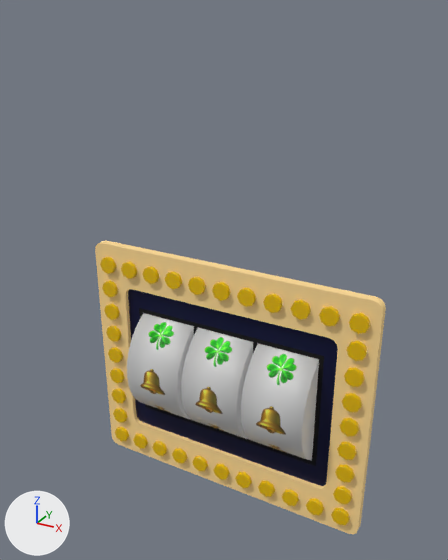
Two versions of the Blender file public/assets/reels-box.blend, one commit apart.
Rendered twice from a camera (50 mm lens) standing at (-0.39, -0.214, 1.234) and looking at (-0.718, 0.382, 0.936). Arrows for +X, +Y and +Z are at lower left; the lights stay in place.

In view in the first picture: 'box', 'lights', 'reel-1', 'reel-2', 'reel-3'.
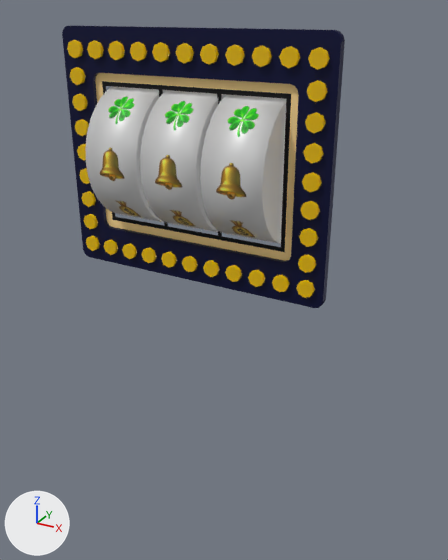
Edits to the bpy script that builds the scene:
```text
Change me_box:
    where me_box.from_pydata(...)  # 80 vertices, 46 faces; spans x -0.17..0.17, y -0.045..-0.035, z -0.142..0.145
    used by ob_box; location = (-0.68, 0.355, 0.84)
    me_box part 1: all 2 vertices in x -0.115..-0.11, y -0.04, z 0.065..0.07 are moved by (-0.005, 0.0, 0.015)
    me_box part 2: all 4 vertices in x -0.04..0.04, y -0.04, z 0.065 are moved by (0.0, 0.0, 0.015)
    me_box part 3: all 2 vertices in x 0.11..0.115, y -0.04, z -0.07..-0.065 are moved by (0.005, 0.0, -0.015)
    me_box part 4: all 2 vertices in x 0.11..0.115, y -0.04, z 0.065..0.07 are moved by (0.005, 0.0, 0.015)
    me_box part 5: all 36 faces that had it switch from mat_base (beige #ffdb95) to mat_base_background (dark blue #090f3f)
Change ob_box:
    ob_box.location: (-0.68, 0.355, 0.84) -> (-0.762, 0.425, 1.07)
Change ob_reel_1:
    ob_reel_1.location: (-0.755, 0.35, 0.84) -> (-0.84, 0.42, 1.07)
    ob_reel_1.scale: (1.0, 0.895, 0.895) -> (1.03, 1.03, 1.03)
Change ob_reel_2:
    ob_reel_2.location: (-0.68, 0.35, 0.84) -> (-0.762, 0.42, 1.07)
    ob_reel_2.scale: (1.0, 0.895, 0.895) -> (1.03, 1.03, 1.03)
Change ob_reel_3:
    ob_reel_3.location: (-0.605, 0.35, 0.84) -> (-0.685, 0.42, 1.07)
    ob_reel_3.scale: (1.0, 0.895, 0.895) -> (1.03, 1.03, 1.03)
Change ob_lights:
    ob_lights.location: (-0.53, 0.31, 0.75) -> (-0.613, 0.38, 0.98)
```

What differs and where, as boxes (x1, y1, x2, y2) in the pictures (448 x 560 px; the box of a moved part takes in the faces that stretch with it):
'box', reshaped, recoloured, moved: before (95, 240, 386, 534); after (62, 25, 345, 308)
'reel-3', moved, rescaled: before (241, 343, 319, 460); after (200, 94, 286, 244)
'lights', moved: before (100, 257, 371, 525); after (67, 40, 330, 298)
'reel-2', moved, rescaled: before (181, 327, 258, 439); after (140, 90, 226, 232)
'reel-1', moved, rescaled: before (127, 313, 198, 420); after (85, 86, 166, 222)
part 1 of me_box, moved or reshaped: before (128, 294, 147, 413); after (95, 81, 115, 220)
part 2 of me_box, moved or reshaped: before (194, 326, 257, 353); after (159, 90, 222, 236)
part 3 of me_box, moved or reshaped: before (136, 405, 327, 486); after (107, 217, 291, 261)
part 4 of me_box, moved or reshaped: before (128, 289, 338, 480); after (95, 73, 299, 253)
part 5 of me_box, recoloured: before (95, 240, 386, 534); after (62, 25, 345, 308)
